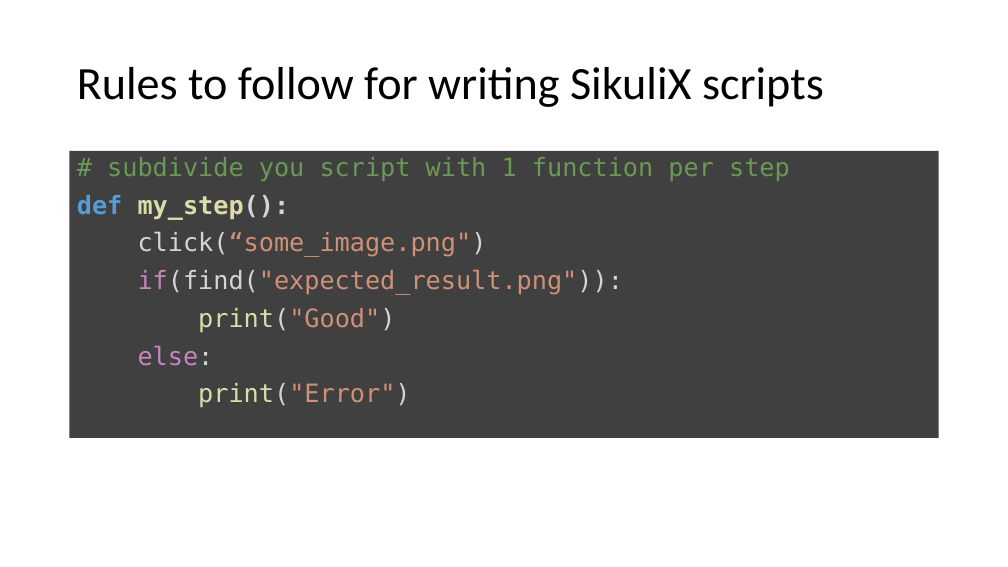
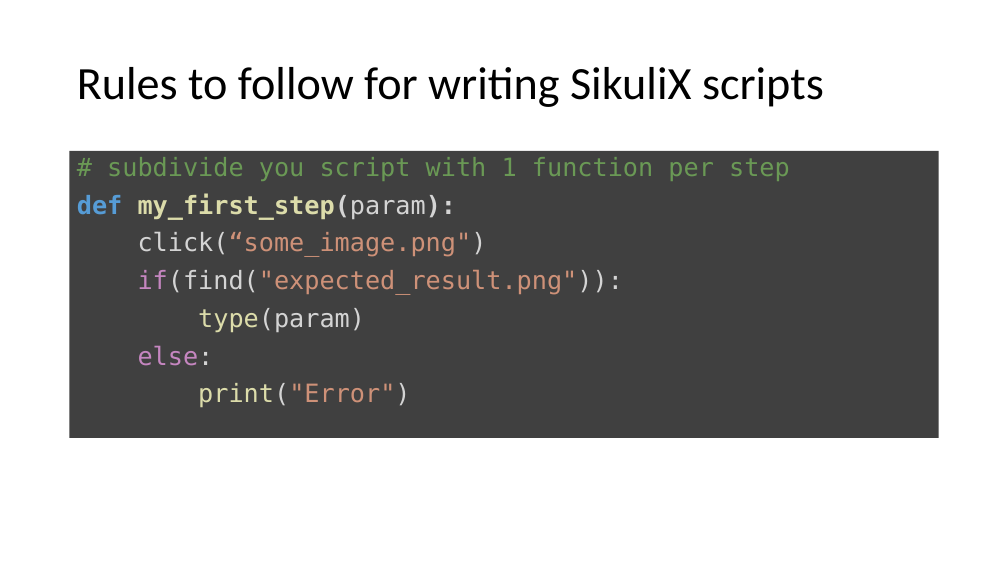
Before and after one commit to LO-RAN/dt_sikulix_bridge, a slide deck: slide 9 of documentation/dt_sikulix_bridge.pptx (slide 7 before the commit). Drawn at 1008x567 pixels with LibreOffice and Linux fonts; fonts in the diff are those of the drawing. Boxes give left, top, right and bottom in pixels: in the first picture for what was removed or moved away, otherwise in the second. Text is boxed around its words. In the diff, an @@ line names an element or a change of style, - is before the commit and + after.

```diff
--- a/documentation/dt_sikulix_bridge.pptx
+++ b/documentation/dt_sikulix_bridge.pptx
@@ text at (77, 193, 457, 220): text changed @@
-def my_step():
+def my_first_step(param):
@@ text at (198, 308, 365, 332): text changed; text colour #CE9178 to #D4D4D4 @@
-print("Good")
+type(param)
```
Also in this commit, not shown: 9 other slides changed, 2 slides added, 4 slides removed.
